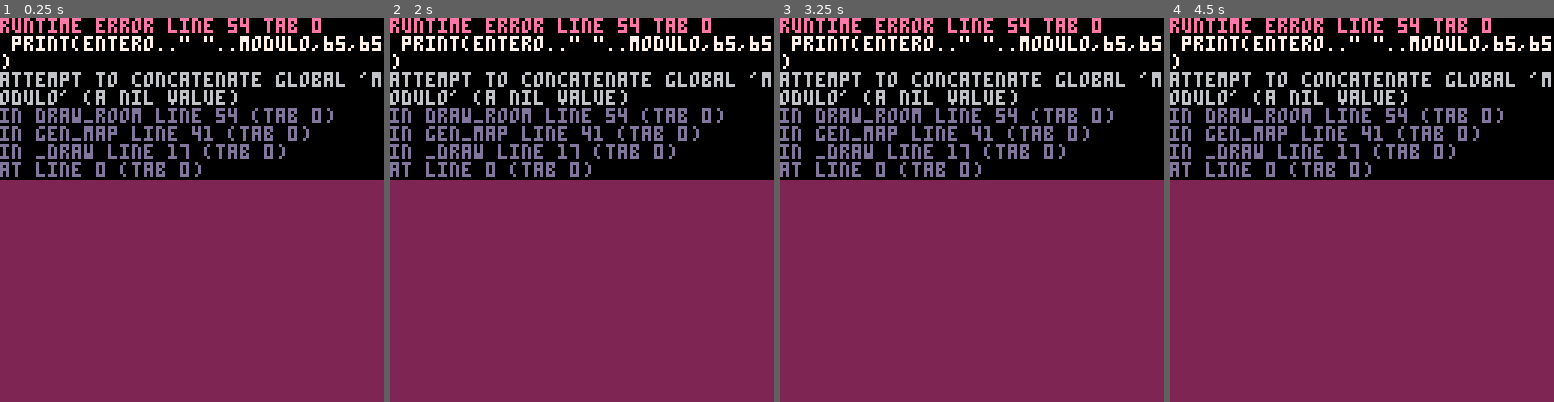
Above: before the commit, frames 1-4 (left to right).
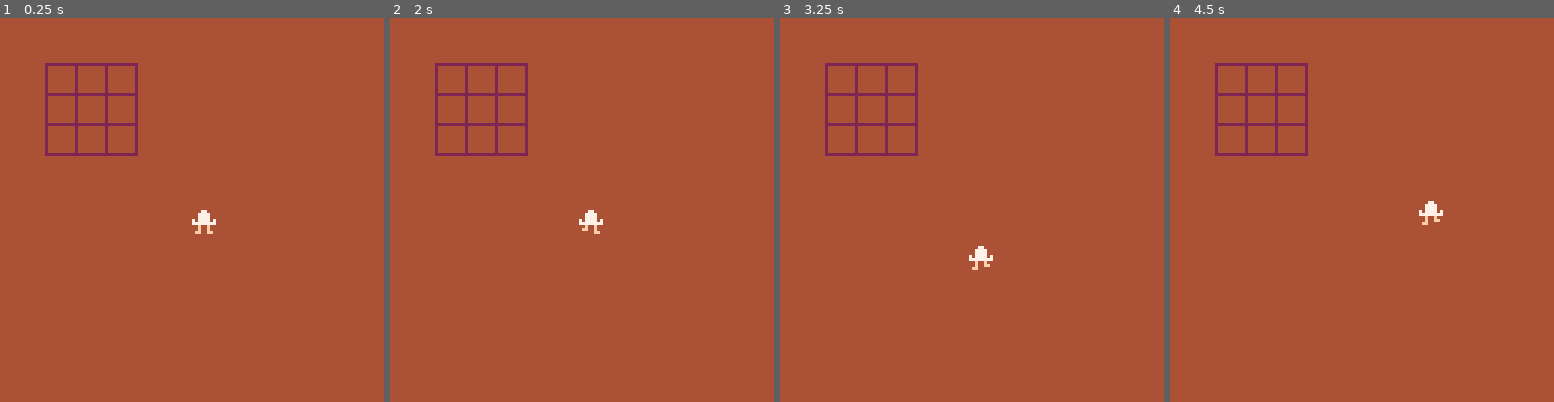
Above: after the commit, the same moments.

Repository: asophila/coronagame
Game: PICO-8 cartridge agentwho.p8
Two runs of this game, one before a commit and one after it. Both use one fixed random seed, a clock stepped at 60 frames per second and the inputs below.
Inputs:
- Up to frame 1 (0.25 s): no input
- Up to frame 2 (2 s): hold Left from 1.97 s (still down)
- Up to frame 3 (3.25 s): release Left at 2.37 s; hold Down 2.42-2.82 s; hold Right from 2.87 s (still down)
- Up to frame 4 (4.5 s): release Right at 3.53 s; hold Up 3.58-4.08 s; hold Right from 4.13 s (still down)

The runs differ from the first frame. In frame 1, 100% of the frame differs, in the area x 0-100%, y 0-100%; in frame 2, 100%; in frame 3, 100%; in frame 4, 100%.
Error before the commit: runtime error line 54 tab 0; print(entero.." "..modulo,65,65); attempt to concatenate global 'modulo' (a nil value)

Commit message:
Generación y dibujo de personas

Diff:
--- a/agentwho.p8
+++ b/agentwho.p8
@@ -2,6 +2,7 @@
 version 18
 __lua__
 function _init()
+ --agente jugador
  agent={x=64,
         y=64,
         sprt=16}
@@ -16,9 +17,9 @@
 
 
 function _draw()
- cls(2)
- gen_map()
-	draw_agent()
+ cls(4)
+ gen_map() --genera el mapa
+	draw_agent() --dibuja el agente
 end
 
 function draw_agent()
@@ -40,7 +41,8 @@
 end
 
 function gen_map()
- for room=4,4 do
+ --mapa de 9x9
+ for room=1,9 do
   draw_room(room)
  end
 end
@@ -51,13 +53,7 @@
  r_x=flr(room/3)+1
  r_y=flr(room%3)+1
 
- rect()
-
-
- print(entero.." "..modulo,65,65)
-
-
- print(room*entero,room*modulo*ancho+5,5)
+ rect(5+ancho*r_x,5+ancho*r_y,5+ancho*(r_x+1),5+ancho*(r_y+1),2)
 end
 __gfx__
 00000000000000000000000000000000000000000000000000000000000000000000000000000000000000000000000000000000000000000000000000000000
